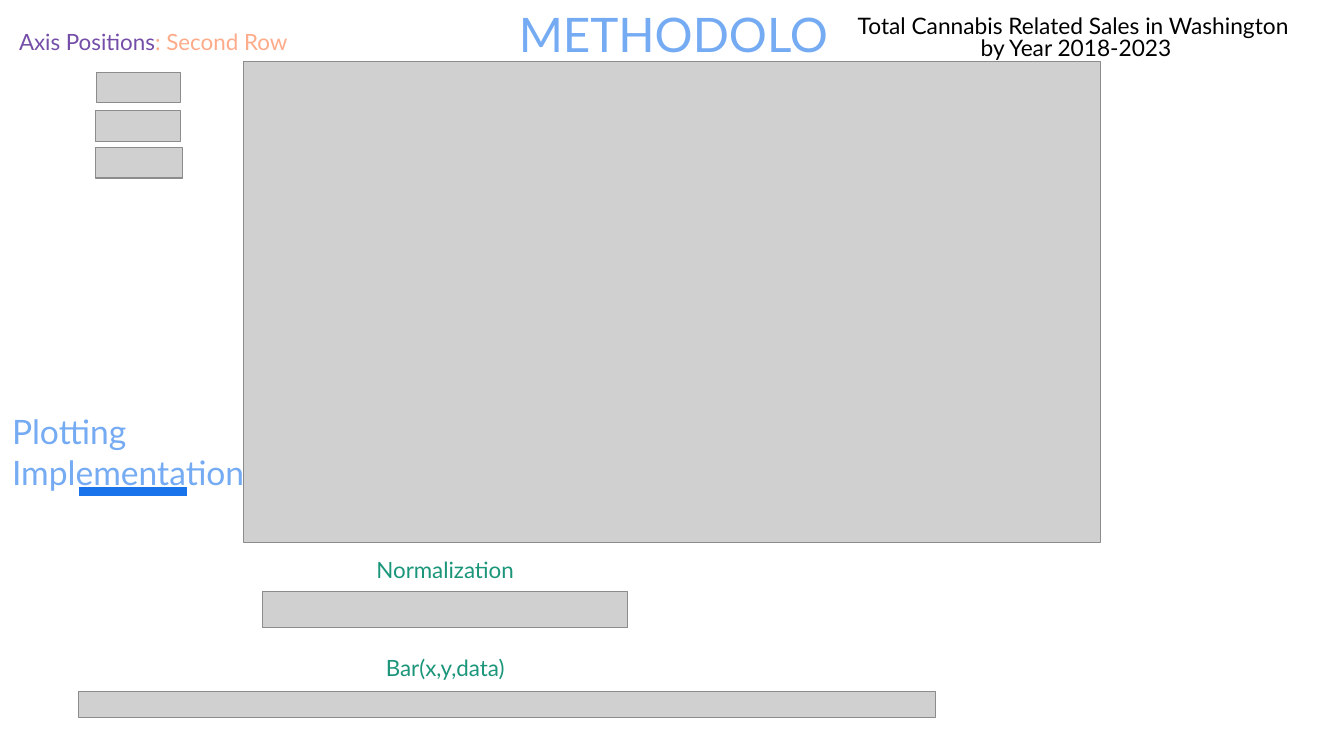
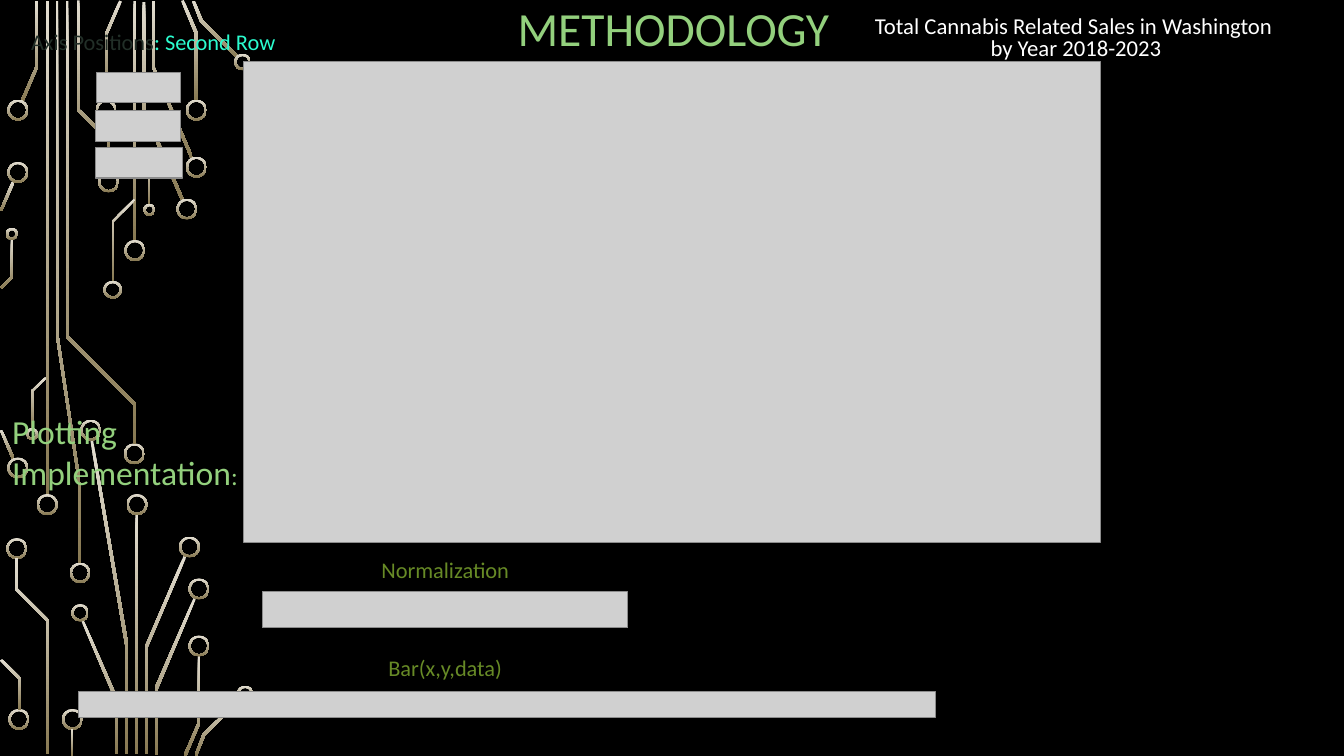
Before and after one commit to nood-leog/CS445-Group, a slide deck: slide 36 of Final Presentation Slides.pptx (slide 21 before the commit). Drawn at 1344x756 pixels with LibreOffice and Linux fonts; fonts in the diff are those of the drawing; grey boxes stand for pictures; background and template pictures are left out. Boxes give left, top, right and bottom in pixels: in the first picture for what was removed or moved away, otherwise in the second. Text is boxed around its words. In the diff, an @@ line names an element or a change of style, - is before the commit and + after.

```diff
--- a/Final Presentation Slides.pptx
+++ b/Final Presentation Slides.pptx
@@ background #FFFFFF to picture (left out) @@
@@ text "Axis Positions: Second Row" at (31,31,275,56): font Lato to Calibri; text colour #744EA8 to #223028 in "Axis Positions:"; text colour #FEAB8A to #2BFCCF in "Positions: Second Row" @@
@@ title "METHODOLOGY" at (518,15,830,47): font Lato to Calibri, text colour #75ABF3 to #93D07D; line spacing 1 to 0.9 @@
@@ text "Total Cannabis Related Sales in ..." at (875,18,1272,63): font Lato to Calibri, text colour #000000 to #FFFFFF @@
@@ text "Plotting Implementation:" at (12,417,231,493): font Lato to Calibri, text colour #75ABF3 to #93D07D @@
@@ line removed from (79, 492) to (187, 492) @@
@@ group added at (0,0,254,756): 50 freeform shapes, 4 rectangles @@
@@ text "Normalization" at (381,562,509,578): font Lato to Calibri, text colour #1C967A to #678A26 @@
@@ text "Bar(x,y,data)" at (388,660,502,680): font Lato to Calibri, text colour #1C967A to #678A26 @@
```
Also in this commit, not shown: 21 other slides changed, 16 slides added.
